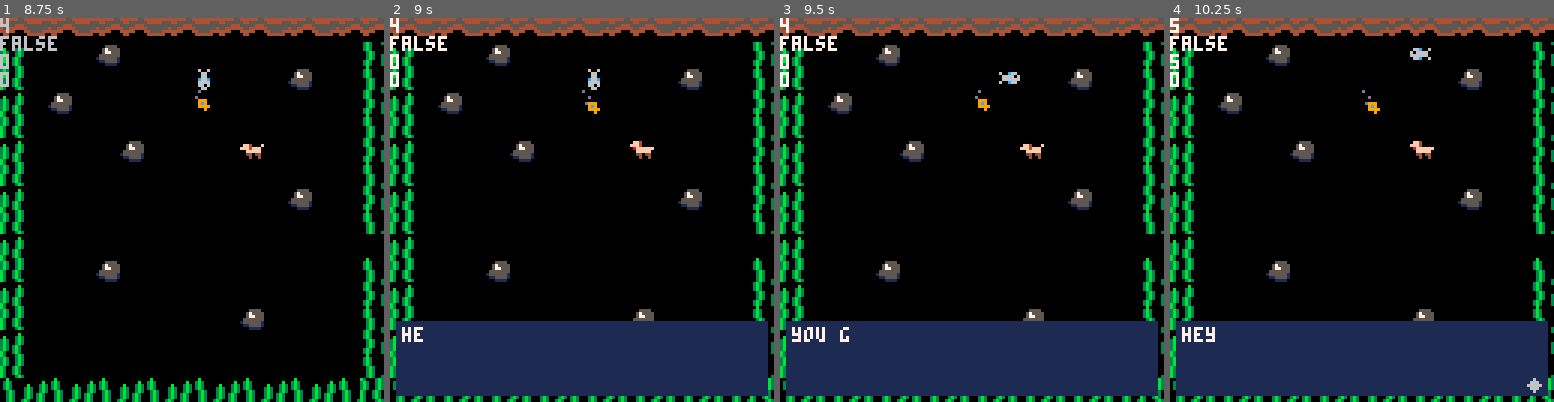
Above: before the commit, frames 1-4 (left to right).
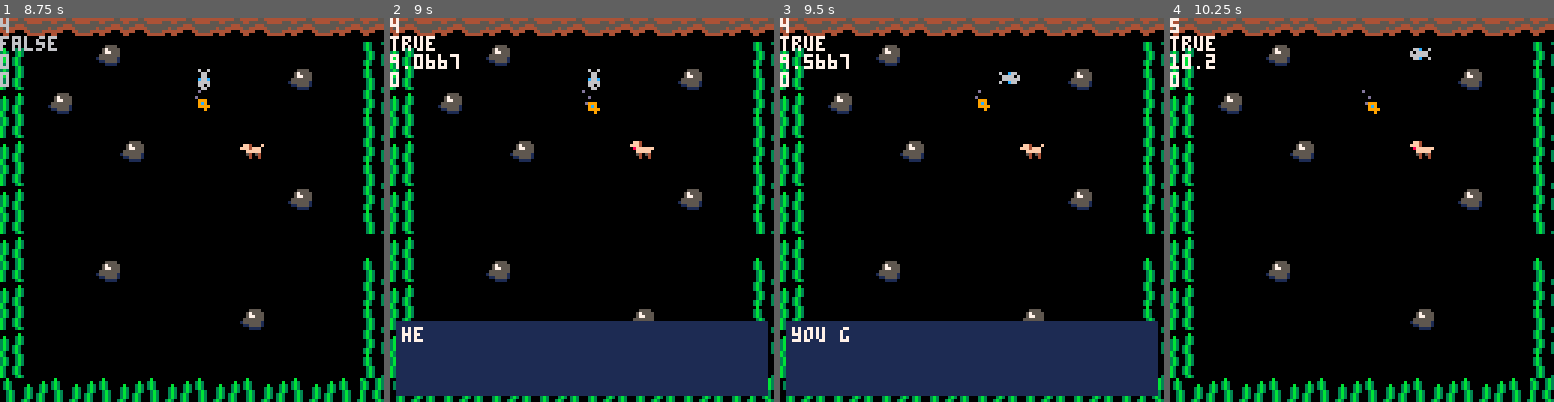
Above: after the commit, the same moments.

Repository: debbytam/fishgame
Game: PICO-8 cartridge test.p8
Same seed, same stepped clock (60 frames per second), same inputs: the game is played once before the commit and once after it.
Inputs:
- Up to frame 1 (8.75 s): tap X (X key) at 0.33, 1.07, 1.85, 2.97, 4.08, 5.2, 6.32, 7.43, 8.55 s; tap O (Z key) at 0.7, 1.7, 2.1, 2.5, 2.9, 3.3, 3.7, 4.1, 4.5, 4.9, 5.3, 5.7, 6.1, 6.5, 6.9, 7.3, 7.7, 8.1, 8.5 s; hold Right 1.6-2.1 s; hold Up 2.15-2.42 s; hold Right 2.47-3.03 s; hold Left 3.08-3.58 s; hold Down 3.63-3.97 s; hold Right 4.02-4.68 s; hold Up 4.73-5.03 s; hold Left 5.08-5.68 s; hold Down 5.73-6.03 s; hold Right 6.08-6.58 s; hold Right 6.63-7.13 s; hold Up 7.18-7.45 s; hold Right 7.5-8.07 s; hold Left 8.12-8.62 s; hold Down from 8.67 s (still down)
- Up to frame 2 (9 s): keep holding Down; tap O (Z key) at 8.9 s
- Up to frame 3 (9.5 s): release Down at 9 s; hold Right from 9.05 s (still down); tap O (Z key) at 9.3 s
- Up to frame 4 (10.25 s): tap X (X key) at 9.67 s; tap O (Z key) at 9.7, 10.1 s; release Right at 9.72 s; hold Up 9.77-10.07 s; hold Left from 10.12 s (still down)

Frame 1 is identical in both runs. In frame 2, 0.4% of the frame differs, in the area x 0-18%, y 4-14%; in frame 3, 0.4%; in frame 4, 19%, in the area x 0-99%, y 4-99%.

Commit message:
dialogue fixed

Diff:
--- a/test.p8
+++ b/test.p8
@@ -76,6 +76,7 @@
 -- make sure that this function is called each update.
 function dtb_update()
     if #dtb_queu>0 then
+        textCD = t()
         if dtb_curline==0 then
             dtb_curline=1
         end
@@ -179,7 +180,9 @@
     player_spin()
 
     --1 tick has passed, reset text trigger
-    if(tick-textCD>2) textInit=false textCD=0
+
+    if (btnp(4)) npc_talk()
+    if (t() - textCD > 0.5) textInit = false
 
     --segment1
     create_npc(yellowFish)
@@ -209,7 +212,7 @@
     draw_npc(dilFish,25,8)
     npc_anim()
 
-    if (btn(4)) npc_talk()
+
 
     print(tick)
     print(textInit)
@@ -430,6 +433,7 @@
             --get sprite # and pass to check name, returns text string
             npcSprite_talk=mget(focus.x,focus.y)
             textInit=true
+            textCD = t()
 
             if(npcSprite_talk == yellowFish.sprite) then
                dtb_disp(yellowFish.string1)
@@ -473,7 +477,7 @@
 end
 
 function text_end()
-    textCD=tick
+    -- empty
 end
 
 function save_game()
